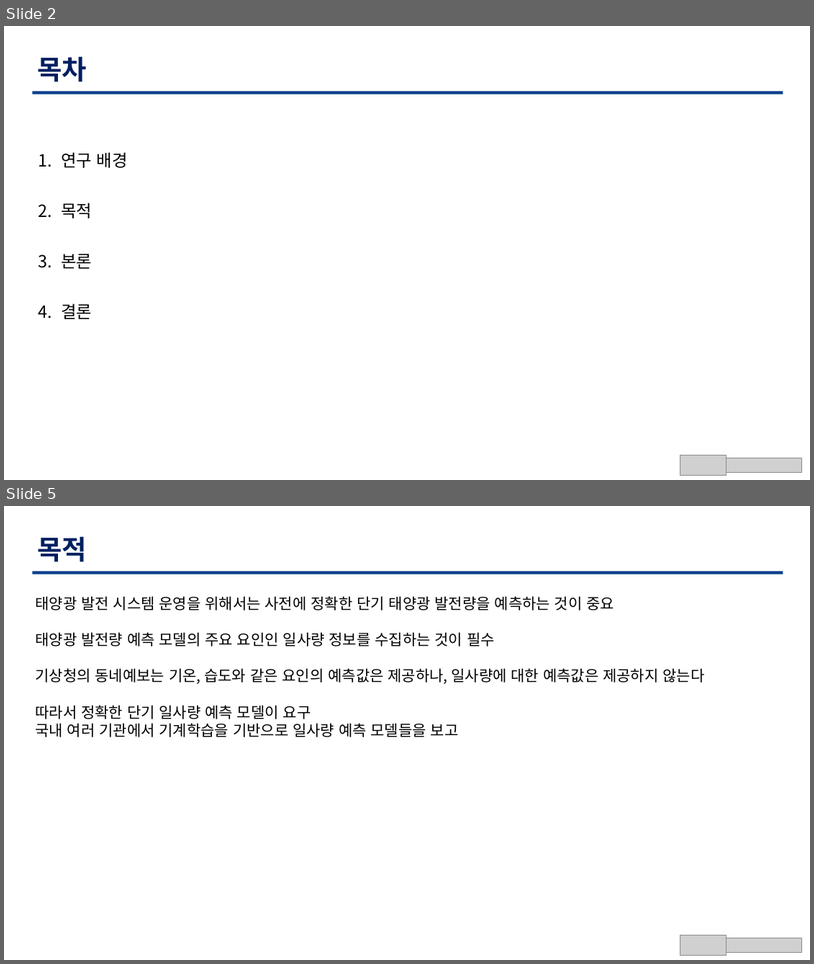
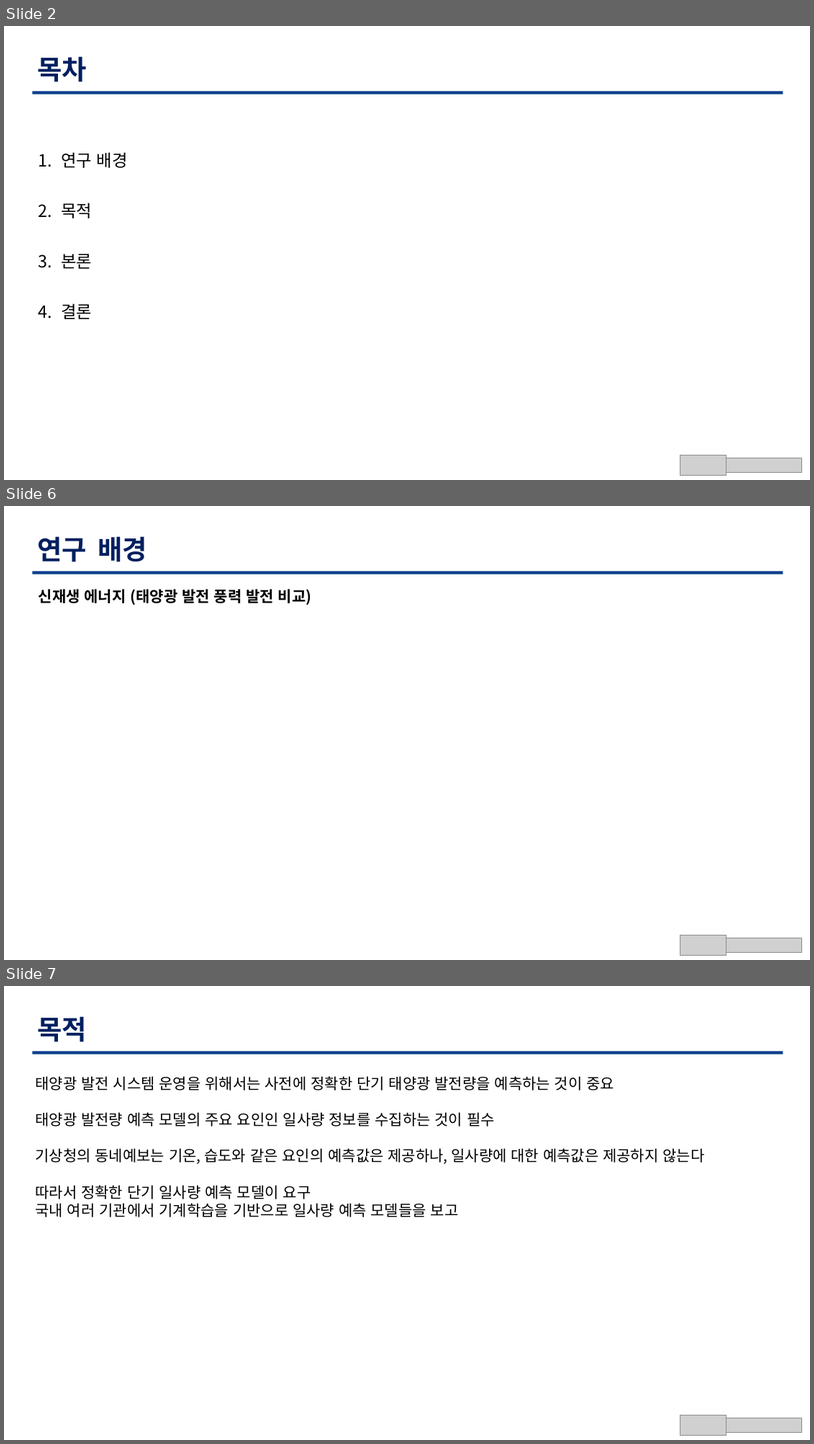
Before and after one commit to TaegyuHan/Solar_radiation_prediction_model, a slide deck: KICS_PT/[KICS] 동향 poster.pptx. Shown one above the other, each under a label of ours: slides 2 and 5 before the commit, slides 2, 6 and 7 after it; the slides between them are not shown. The pictures are 814x964 and 814x1444 pixels, drawn with LibreOffice and Linux fonts; fonts in the diff are those of the drawing; grey boxes stand for pictures. Boxes give left, top, right and bottom in pixels: in the first picture for what was removed or moved away, otherwise in the second. Text is boxed around its words. In the diff, an @@ line names an element or a change of style, - is before the commit and + after.

```diff
--- a/KICS_PT/[KICS] 동향 poster.pptx
+++ b/KICS_PT/[KICS] 동향 poster.pptx
@@ slide 6 added at bbox=[4, 506, 810, 960], background #FFFFFF @@
@@ text added at bbox=[37, 536, 147, 562], 32 pt, text #001F60, bold @@
+연구 배경
@@ freeform shape added at bbox=[32, 572, 784, 574], fill #0C3F8B @@
@@ text added at bbox=[39, 589, 312, 605], 18 pt, text #000000, bold @@
+신재생 에너지 (태양광 발전 풍력 발전 비교)
@@ picture added at bbox=[680, 935, 727, 955] @@
@@ picture added at bbox=[727, 937, 802, 952] @@
@@ what was slide 5 is now slide 7 @@
```
Also in this commit, not shown: 1 slide changed, 2 other slides added, 1 slide removed, 7 other files.
